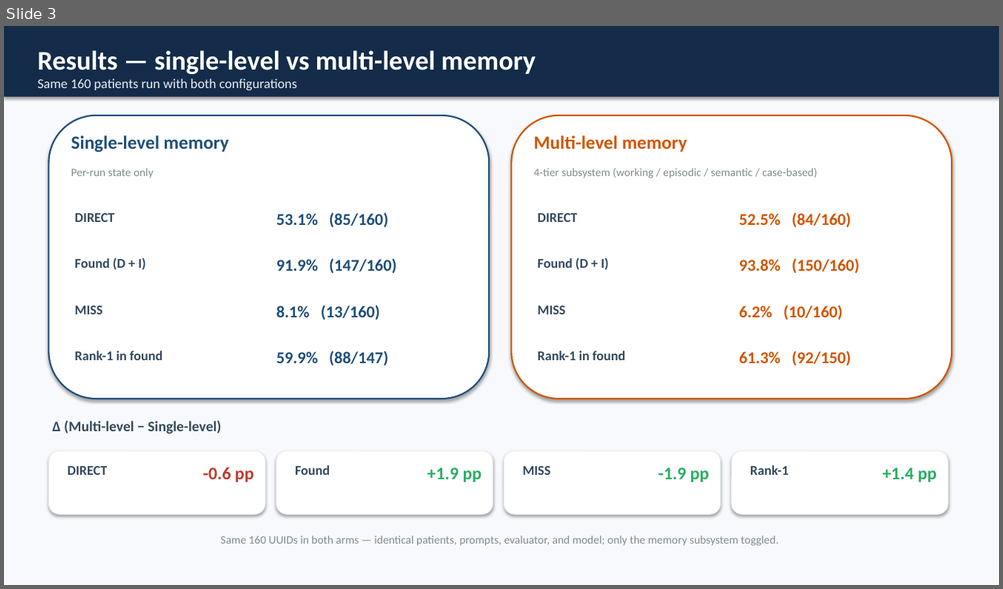
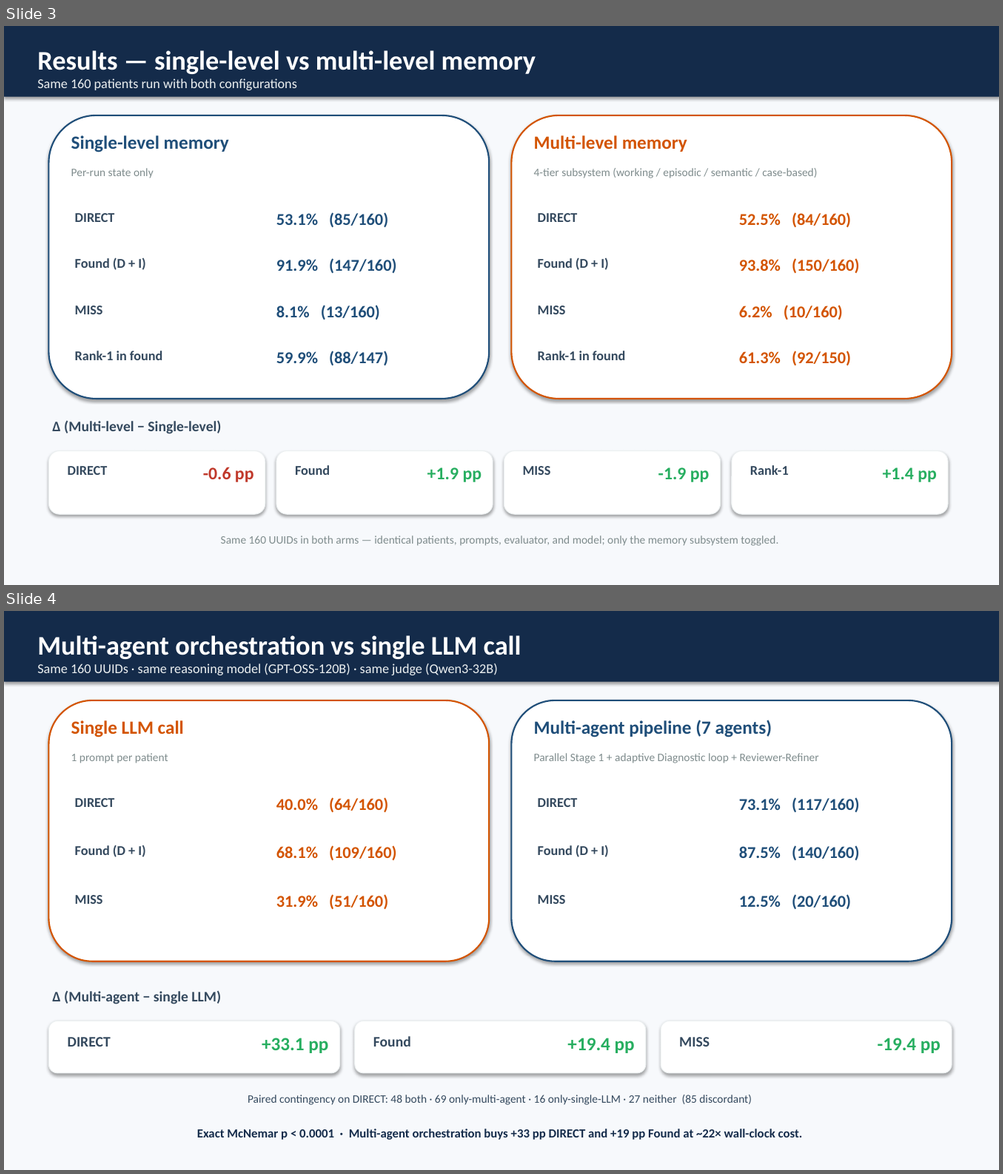
Before and after one commit to abdamin004/CMADS, a slide deck: docs/results_presentation/CMADS_Results_Presentation.pptx. Shown one above the other, each under a label of ours: slide 3 before the commit, slides 3 and 4 after it. The pictures are 1003x589 and 1003x1174 pixels, drawn with LibreOffice and Linux fonts; fonts in the diff are those of the drawing. Boxes give left, top, right and bottom in pixels: in the first picture for what was removed or moved away, otherwise in the second. Text is boxed around its words. In the diff, an @@ line names an element or a change of style, - is before the commit and + after.

Commit message:
deck: add slide 4 — single-LLM vs multi-agent controlled (n=160)
  build_pptx.py adds slide_single_llm_vs_multiagent: two cards
  (single-LLM amber vs multi-agent blue), Δ strip, McNemar callout.
  compute_metrics.py emits cohorts.single_llm_baseline (from
  data/gold/mas_results_single_llm_baseline/).

  Numbers shown:
    Single LLM call:    40.0% DIRECT  68.1% Found  31.9% MISS
    7-agent pipeline:   73.1% DIRECT  87.5% Found  12.5% MISS
    Δ (multi-single):   +33.1 pp     +19.4 pp     -19.4 pp
    Paired contingency 48/69/16/27   85 discordant   p < 0.0001

  Slide count 6 -> 7, verifier updated.

```diff
--- a/docs/results_presentation/CMADS_Results_Presentation.pptx
+++ b/docs/results_presentation/CMADS_Results_Presentation.pptx
@@ slide 4 added at bbox=[4, 611, 999, 1170], background #FFFFFF @@
@@ rectangle added at bbox=[4, 611, 999, 1170], fill #F7F9FC @@
@@ rectangle added at bbox=[4, 611, 999, 682], fill #142B4A @@
@@ text added at bbox=[37, 635, 521, 675], 13 pt, text #ECF0F1 @@
+Multi-agent orchestration vs single LLM call
+Same 160 UUIDs · same reasoning model (GPT-OSS-120B) · same judge (Qwen3-32B)
@@ rounded rectangle added at bbox=[48, 701, 489, 962], fill #FFFFFF, outline #D35400 1.5 pt @@
@@ text added at bbox=[71, 721, 184, 738], 18 pt, text #D35400, bold @@
+Single LLM call
@@ rounded rectangle added at bbox=[512, 701, 951, 962], fill #FFFFFF, outline #1F4E79 1.5 pt @@
@@ text added at bbox=[534, 720, 772, 738], 18 pt, text #1F4E79, bold @@
+Multi-agent pipeline (7 agents)
@@ text added at bbox=[71, 753, 168, 763], 11 pt, text #7F8C8D @@
+1 prompt per patient
@@ text added at bbox=[534, 753, 819, 763], 11 pt, text #7F8C8D @@
+Parallel Stage 1 + adaptive Diagnostic loop + Reviewer-Refiner
@@ text added at bbox=[75, 798, 115, 807], 13 pt, text #34495E, bold @@
+DIRECT
@@ text added at bbox=[276, 797, 388, 813], 16 pt, text #D35400, bold @@
+40.0% (64/160)
@@ text added at bbox=[538, 798, 578, 807], 13 pt, text #34495E, bold @@
+DIRECT
@@ text added at bbox=[739, 797, 859, 812], 16 pt, text #1F4E79, bold @@
+73.1% (117/160)
@@ text added at bbox=[75, 845, 146, 857], 13 pt, text #34495E, bold @@
+Found (D + I)
@@ text added at bbox=[276, 846, 396, 861], 16 pt, text #D35400, bold @@
+68.1% (109/160)
@@ text added at bbox=[538, 845, 609, 857], 13 pt, text #34495E, bold @@
+Found (D + I)
@@ text added at bbox=[739, 846, 859, 860], 16 pt, text #1F4E79, bold @@
+87.5% (140/160)
@@ text added at bbox=[75, 895, 103, 904], 13 pt, text #34495E, bold @@
+MISS
@@ text added at bbox=[276, 894, 388, 910], 16 pt, text #D35400, bold @@
+31.9% (51/160)
@@ text added at bbox=[538, 895, 566, 904], 13 pt, text #34495E, bold @@
+MISS
@@ text added at bbox=[739, 894, 851, 909], 16 pt, text #1F4E79, bold @@
+12.5% (20/160)
@@ text added at bbox=[52, 991, 221, 1005], 14 pt, text #34495E, bold @@
+Δ (Multi-agent − single LLM)
@@ rounded rectangle added at bbox=[48, 1022, 340, 1073], fill #FFFFFF, outline #ECF0F1 0.75 pt @@
@@ rounded rectangle added at bbox=[355, 1022, 646, 1073], fill #FFFFFF, outline #ECF0F1 0.75 pt @@
@@ rounded rectangle added at bbox=[660, 1022, 951, 1073], fill #FFFFFF, outline #ECF0F1 0.75 pt @@
@@ text added at bbox=[68, 1037, 111, 1047], 14 pt, text #34495E, bold @@
+DIRECT
@@ text added at bbox=[262, 1038, 328, 1054], 18 pt, text #27AE60, bold @@
++33.1 pp
@@ text added at bbox=[373, 1037, 411, 1047], 14 pt, text #34495E, bold @@
+Found
@@ text added at bbox=[567, 1038, 634, 1054], 18 pt, text #27AE60, bold @@
++19.4 pp
@@ text added at bbox=[679, 1037, 709, 1047], 14 pt, text #34495E, bold @@
+MISS
@@ text added at bbox=[877, 1038, 940, 1054], 18 pt, text #27AE60, bold @@
+-19.4 pp
@@ text added at bbox=[247, 1095, 751, 1105], 11 pt, text #34495E @@
+Paired contingency on DIRECT: 48 both · 69 only-multi-agent · 16 only-single-LLM · 27 neither (85 discordant)
@@ text added at bbox=[197, 1129, 802, 1140], 12 pt, text #142B4A, bold @@
+Exact McNemar p < 0.0001 · Multi-agent orchestration buys +33 pp DIRECT and +19 pp Found at ~22× wall-clock cost.
```
Also in this commit, not shown: 5 other files.
